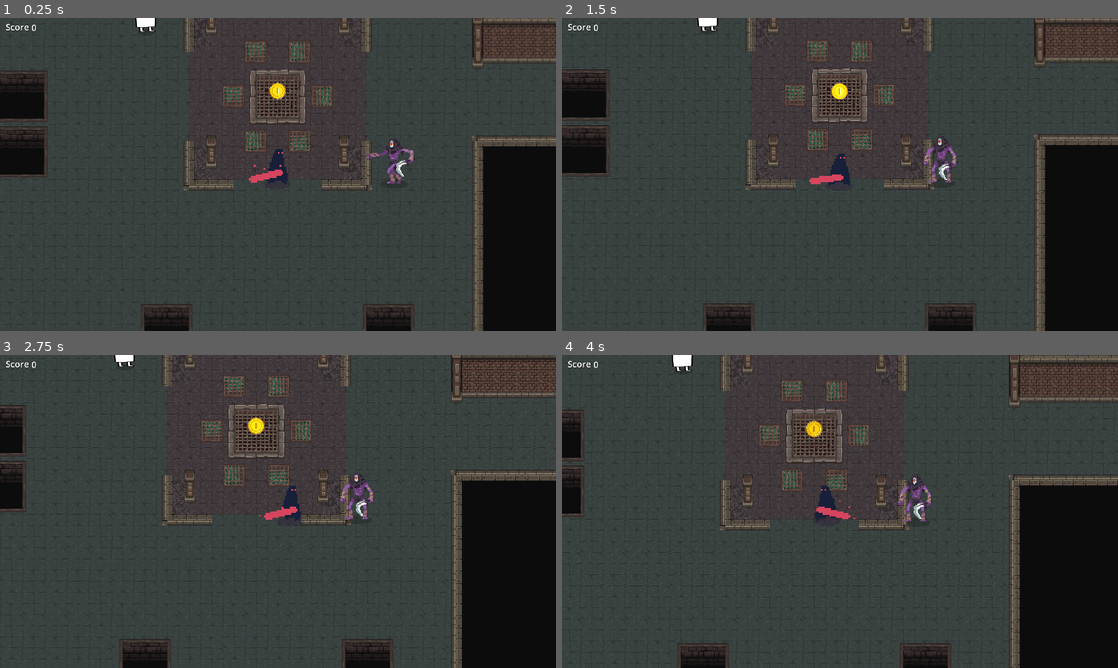
Above: before the commit, frames 1-4 (two rows, left to right).
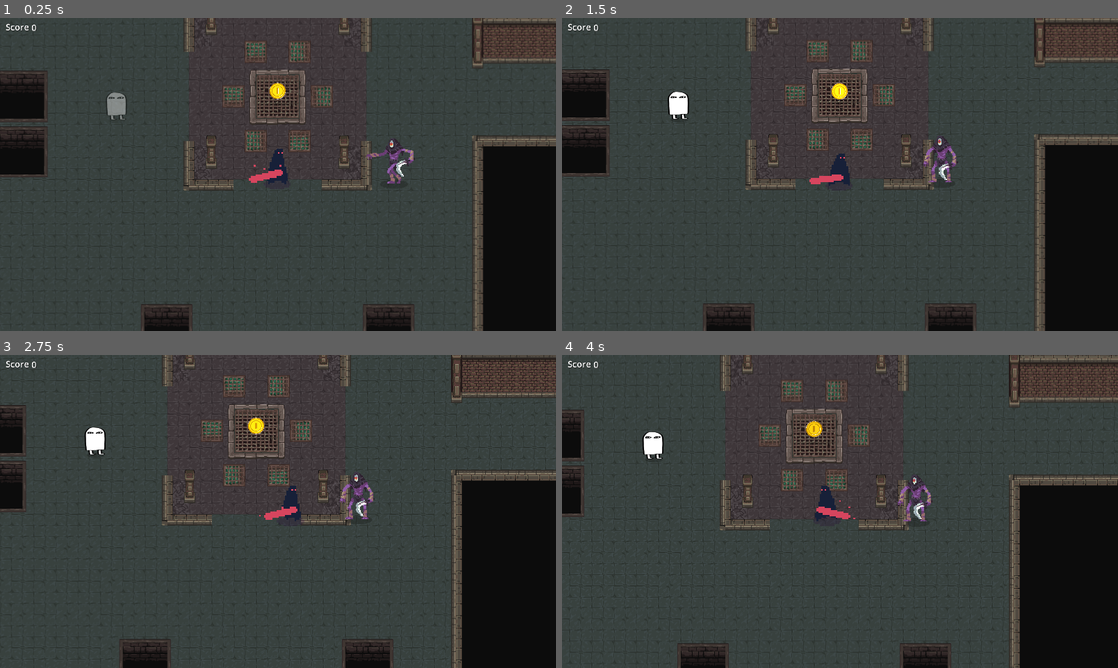
Above: after the commit, the same moments.

Repository: h-sutiwas/godot-mythus
Game: Godot game, scene res://scenes/playground.tscn
Two runs of this game, one before a commit and one after it. Both use one fixed random seed, a clock stepped at 60 frames per second and the inputs below.
Inputs:
- Up to frame 1 (0.25 s): no input
- Up to frame 2 (1.5 s): hold D (player_right) 0.53-1.28 s; hold Space (attack) 0.53-1.28 s; hold S (player_down) from 1.28 s (still down); tap Space (attack) at 1.35 s
- Up to frame 3 (2.75 s): release S (player_down) at 2.03 s; hold D (player_right) from 2.03 s (still down); hold Space (attack) from 2.03 s (still down)
- Up to frame 4 (4 s): release D (player_right) at 2.78 s; release Space (attack) at 2.78 s; hold W (player_up) 2.78-3.53 s; tap Space (attack) at 2.85 s; hold A (player_left) from 3.53 s (still down); hold Space (attack) from 3.53 s (still down)

The runs differ from the first frame. In frame 1, 0.4% of the frame differs, in the area x 19-29%, y 0-33%; in frame 2, 0.4%; in frame 3, 0.4%; in frame 4, 0.4%, in the area x 14-24%, y 0-34%.

Commit message:
Update Medjed attack finished

Diff:
--- a/scenes/entities/Enemy/medjed.gd
+++ b/scenes/entities/Enemy/medjed.gd
@@ -4,7 +4,10 @@
 
 #const dist_toscreen_x = 500
 #const dist_toscreen_y = 300
+const atk_warnsec = 2
+const atk_atksec = 1
 var isAttacking = false
+var isWarning = false
 var pos : Vector2
 var laser_rotate : int
 #var spawn_pos : Vector2
@@ -20,17 +23,17 @@
 	pos = global_position
 	player_pos = player.global_position
 	player_oldpos = player.global_position
-	$warning.play("warning")
+	$AnimationPlayer.play("medjed_spawn")
 	if isAttacking == false:
 		$Laser.visible = false
+		$Lasersight.visible = false
 		$warning.visible = false
 
 
 
-
 func _physics_process(delta):
+	var laser_slope: float
 	player_pos = player.global_position
-
 
 	#check if player move
 	if player_pos != player_oldpos:
@@ -44,6 +47,15 @@
 	if player_pos.x < pos.x:
 		$AnimatedSprite2D.scale.x = 1
 
+	#laser rotation calculation
+	laser_slope = (pos.y - player_pos.y)/(player_pos.x - pos.x)
+	laser_rotate = rad_to_deg(atan(laser_slope))
+	if pos.x > player_pos.x:
+		laser_rotate +=180
+	if pos.y < player_pos.y and pos.x < player_pos.x:
+		laser_rotate +=360
+	if isWarning == false:
+		$Lasersight.rotation_degrees = -laser_rotate
 
 
 
@@ -55,42 +67,39 @@
 	player_oldpos = player_pos
 
 
-
+#Medjed laser attack
 func _on_danger_area_body_entered(body):
-	var laser_slope: float
 	if isAttacking == false and body is Player:
 		isAttacking = true
+		$"sfx_medjed_warning".play()
+		$warning.play("warning")
 		$warning.visible = true
-		$"sfx_medjed_warning".play()
+		$Lasersight.visible = true
 
-		#ปรับ position / rotation ก่อน timer + warning sight ขยับได้ 2 วิก่อนยิง?
-
-		laser_slope = (pos.y - player_pos.y)/(player_pos.x - pos.x) # y เกมกลับด้าน!!!!
-		laser_rotate = rad_to_deg(atan(laser_slope))
-		if pos.x > player_pos.x:
-			laser_rotate +=180
-		if pos.y < player_pos.y and pos.x < player_pos.x:
-			laser_rotate +=360
+		#warn/wait before attack
+		await get_tree().create_timer(atk_warnsec).timeout
+		isWarning = true
+		$Lasersight.rotation_degrees = -laser_rotate
 		$Laser.rotation_degrees = -laser_rotate
 
-		#wait before attack
-		await get_tree().create_timer(3).timeout
-
-
+		await get_tree().create_timer(atk_atksec).timeout
+		$Lasersight.visible = false
+		$warning.visible = false
 		$Laser.visible = true
 		$sfx_medjed_atk.play()
 		$AnimationPlayer.play("laser_shoot")
-
-		print("atk!")
-
-		#animtaion end
 
 
 
 func _on_animation_player_animation_finished(anim_name: StringName):
 	if anim_name == 'laser_shoot':
-		$Laser.visible = false
-		$AnimationPlayer.play("medjed_dead")
-		$warning.visible = false
-		await get_tree().create_timer(2).timeout
-		self.queue_free()
+		medjed_dead()
+
+#medjed dead / after shoot laser
+func medjed_dead():
+	$Laser.visible = false
+	$AnimationPlayer.play("medjed_dead")
+	$sfx_medjed_dead.play()
+	$warning.visible = false
+	await get_tree().create_timer(2).timeout
+	self.queue_free()
--- a/scenes/entities/Enemy/medjed.tscn
+++ b/scenes/entities/Enemy/medjed.tscn
@@ -1,8 +1,9 @@
-[gd_scene load_steps=19 format=3 uid="uid://b2iftj2aesm21"]
+[gd_scene load_steps=21 format=3 uid="uid://b2iftj2aesm21"]
 
 [ext_resource type="Script" uid="uid://f0i1hyhaw44l" path="res://scenes/entities/Enemy/medjed.gd" id="1_k1js1"]
 [ext_resource type="Texture2D" uid="uid://6s54a21j4wtn" path="res://assets/images/enemy/Medjed/laser.png" id="2_kalyh"]
 [ext_resource type="Texture2D" uid="uid://by0ivvktt7wm" path="res://assets/images/enemy/Medjed/medjed_prototype_r.png" id="2_kqauw"]
+[ext_resource type="Texture2D" uid="uid://ygqc7ry8i46v" path="res://assets/images/enemy/Medjed/laser_sight.png" id="3_f5ho3"]
 [ext_resource type="Texture2D" uid="uid://sjiw3kqajljr" path="res://assets/images/enemy/Medjed/warning1.png" id="4_apmaw"]
 [ext_resource type="Texture2D" uid="uid://sfei5s6hfbc2" path="res://assets/images/enemy/bringer_of_death/Individual Sprite/shadow.png" id="4_kqauw"]
 [ext_resource type="Texture2D" uid="uid://c5poqkwuvk8s1" path="res://assets/images/enemy/Medjed/warning2.png" id="5_f5ho3"]
@@ -174,11 +175,40 @@
 "values": [Vector2(0, -25), Vector2(0, -50)]
 }
 
+[sub_resource type="Animation" id="Animation_f5ho3"]
+resource_name = "medjed_spawn"
+length = 0.6
+tracks/0/type = "value"
+tracks/0/imported = false
+tracks/0/enabled = true
+tracks/0/path = NodePath("AnimatedSprite2D:self_modulate")
+tracks/0/interp = 1
+tracks/0/loop_wrap = true
+tracks/0/keys = {
+"times": PackedFloat32Array(0, 0.6),
+"transitions": PackedFloat32Array(1, 1),
+"update": 0,
+"values": [Color(1, 1, 1, 0), Color(1, 1, 1, 1)]
+}
+tracks/1/type = "value"
+tracks/1/imported = false
+tracks/1/enabled = true
+tracks/1/path = NodePath("shadow:self_modulate")
+tracks/1/interp = 1
+tracks/1/loop_wrap = true
+tracks/1/keys = {
+"times": PackedFloat32Array(0, 0.6),
+"transitions": PackedFloat32Array(1, 1),
+"update": 0,
+"values": [Color(1, 1, 1, 0), Color(1, 1, 1, 1)]
+}
+
 [sub_resource type="AnimationLibrary" id="AnimationLibrary_7c3l0"]
 _data = {
 &"RESET": SubResource("Animation_mt2si"),
 &"laser_shoot": SubResource("Animation_kqauw"),
-&"medjed_dead": SubResource("Animation_7c3l0")
+&"medjed_dead": SubResource("Animation_7c3l0"),
+&"medjed_spawn": SubResource("Animation_f5ho3")
 }
 
 [node name="Medjed" type="CharacterBody2D"]
@@ -200,11 +230,20 @@
 shape = SubResource("RectangleShape2D_mrac1")
 
 [node name="Danger area" type="Area2D" parent="."]
+visible = false
 scale = Vector2(1.2000009, 1.2000009)
 
 [node name="CollisionShape2D" type="CollisionShape2D" parent="Danger area"]
 scale = Vector2(24.36, 24.36)
 shape = SubResource("CircleShape2D_apmaw")
+
+[node name="Lasersight" type="Sprite2D" parent="."]
+visible = false
+self_modulate = Color(1, 1, 1, 0.4)
+z_index = 3
+scale = Vector2(1.02, 0.8)
+texture = ExtResource("3_f5ho3")
+offset = Vector2(841.1765, 0)
 
 [node name="Laser" type="Sprite2D" parent="."]
 visible = false
@@ -220,6 +259,7 @@
 shape = SubResource("RectangleShape2D_k1js1")
 
 [node name="warning" type="AnimatedSprite2D" parent="."]
+visible = false
 position = Vector2(0, -75)
 sprite_frames = SubResource("SpriteFrames_pm5vc")
 animation = &"warning"
@@ -244,6 +284,7 @@
 
 [node name="sfx_medjed_dead" type="AudioStreamPlayer2D" parent="."]
 stream = ExtResource("6_13ma1")
+pitch_scale = 0.6
 
 [node name="sfx_medjed_warning" type="AudioStreamPlayer2D" parent="."]
 stream = ExtResource("7_apmaw")
--- a/scenes/playground.tscn
+++ b/scenes/playground.tscn
@@ -352,7 +352,7 @@
 scale = Vector2(2.5, 2.5)
 
 [node name="Medjed" parent="." instance=ExtResource("7_emj6c")]
-position = Vector2(1399, 942)
+position = Vector2(1315, 1195)
 
 [node name="Level BGM" type="AudioStreamPlayer" parent="."]
 stream = ExtResource("3_kddj0")
Binary file added: assets/images/enemy/Medjed/laser_sight.png
Not shown, added: assets/images/enemy/Medjed/laser_sight.png.import
